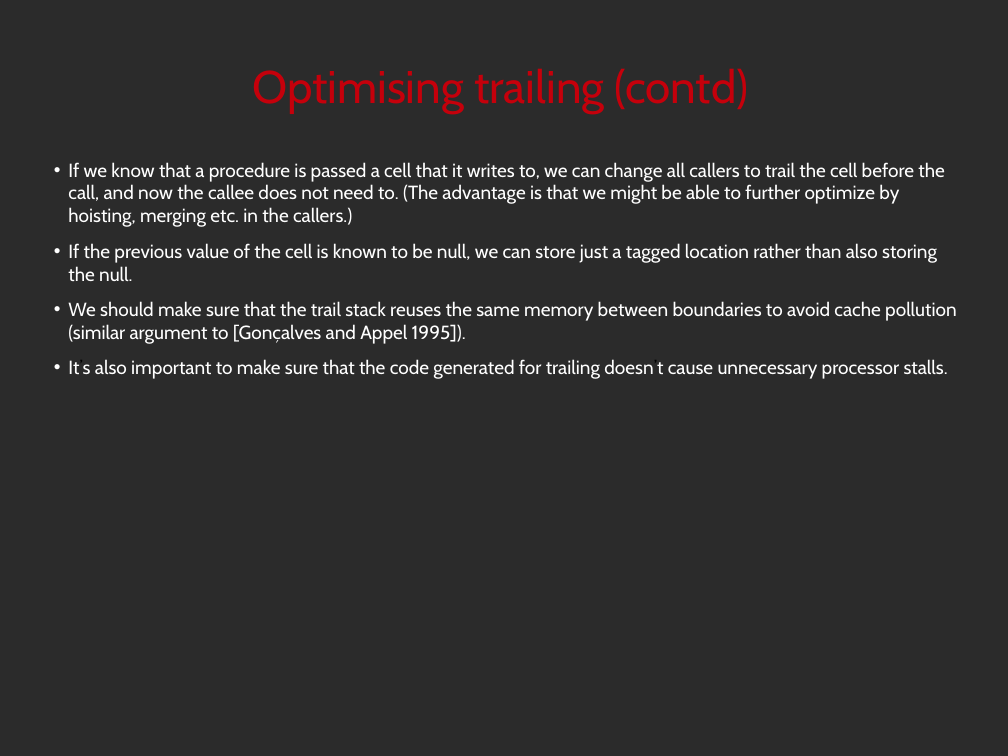
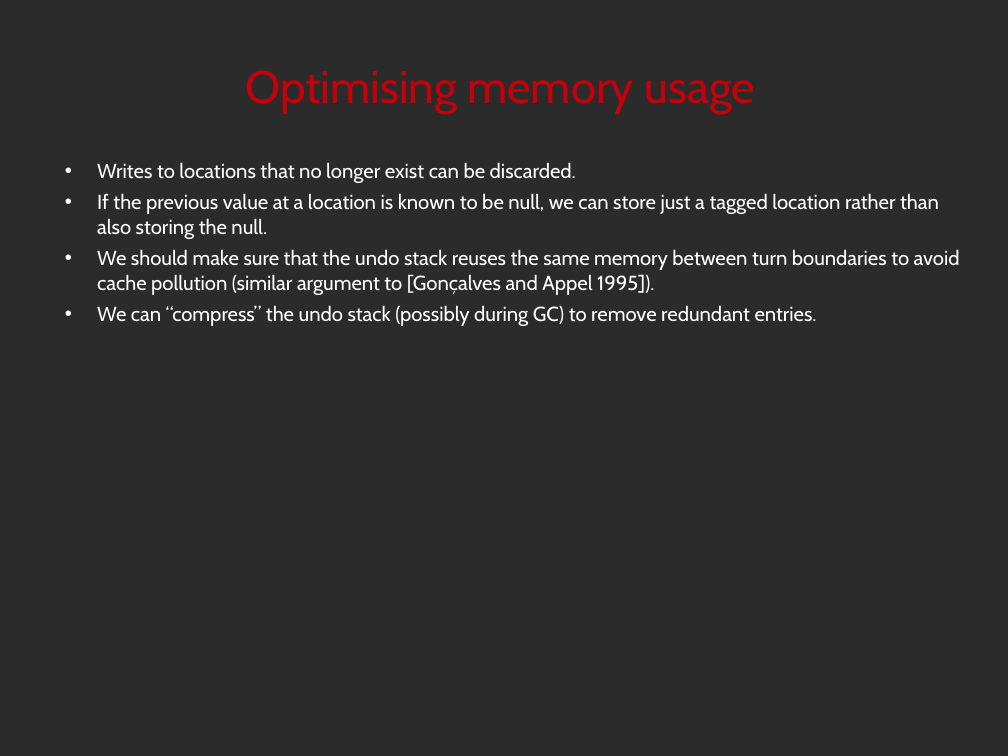
Before and after one commit to noether-lang/noether, a slide deck: slide 25 of doc/presentations/StrangeLoop2014/handling.odp (slide 30 before the commit). Drawn at 1008x756 pixels with LibreOffice and Linux fonts; fonts in the diff are those of the drawing; background and template pictures are left out; a plain dark background stands for a picture behind light text. Boxes give left, top, right and bottom in pixels: in the first picture for what was removed or moved away, otherwise in the second. Text is boxed around its words. In the diff, an @@ line names an element or a change of style, - is before the commit and + after.

```diff
--- a/doc/presentations/StrangeLoop2014/handling.odp
+++ b/doc/presentations/StrangeLoop2014/handling.odp
@@ title at [245, 70, 755, 115]: text changed @@
-Optimising trailing (contd)
+Optimising memory usage
@@ text at [97, 162, 960, 326]: text changed; size 15 to 16 pt @@
-  • If we know that a procedure is passed a cell that it writes to, we can change all callers to trail the cell before the call, and now the callee does not need to. (The advantage is that we might be able to further optimize by hoisting, merging etc. in the callers.)
-  • If the previous value of the cell is known to be null, we can store just a tagged location rather than also storing the null.
-  • We should make sure that the trail stack reuses the same memory between boundaries to avoid cache pollution (similar argument to [Gonçalves and Appel 1995]).
-  • It’s also important to make sure that the code generated for trailing doesn’t cause unnecessary processor stalls.
+• Writes to locations that no longer exist can be discarded.
+• If the previous value at a location is known to be null, we can store just a tagged location rather than also storing the null.
+• We should make sure that the undo stack reuses the same memory between turn boundaries to avoid cache pollution (similar argument to [Gonçalves and Appel 1995]).
+• We can “compress” the undo stack (possibly during GC) to remove redundant entries.
```
Also in this commit, not shown: 25 other slides changed, 1 slide added, 6 slides removed, 3 other files.
